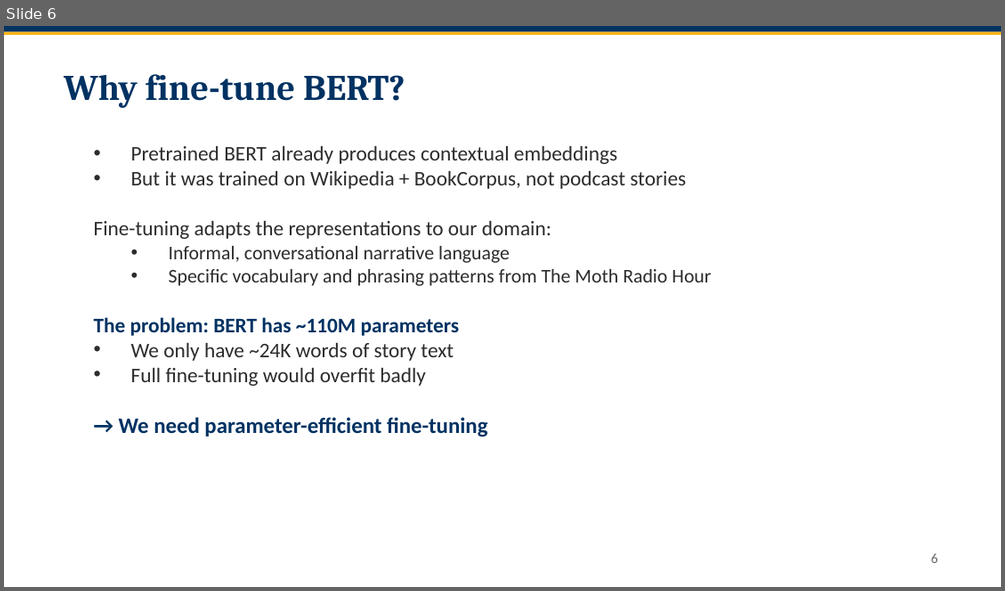
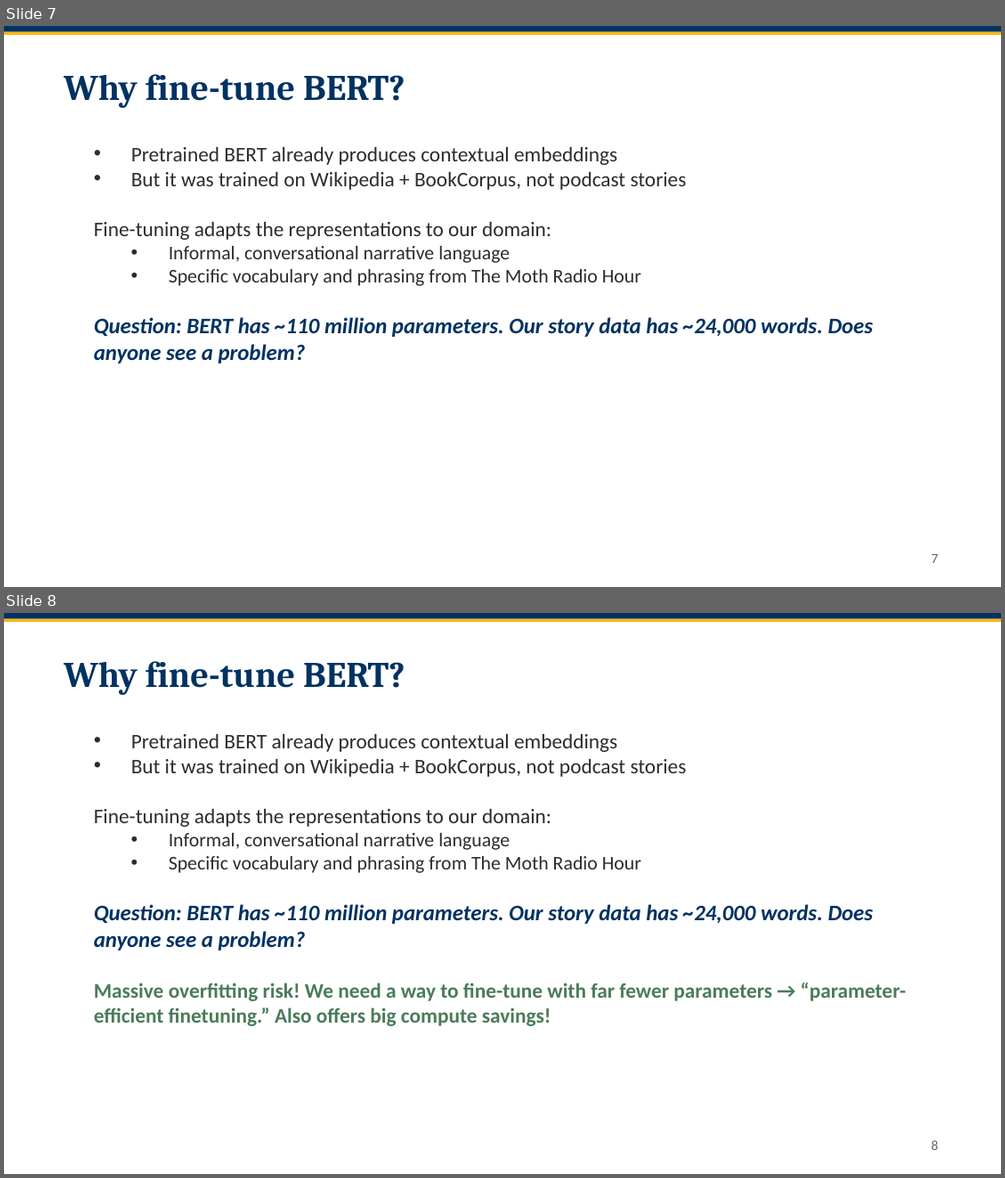
Before and after one commit to smrichardson/stat214, a slide deck: 26-214-discussion-week-13.pptx. Shown one above the other, each under a label of ours: slide 6 before the commit, slides 7 and 8 after it. The pictures are 1005x591 and 1005x1178 pixels, drawn with LibreOffice and Linux fonts; fonts in the diff are those of the drawing. Boxes give left, top, right and bottom in pixels: in the first picture for what was removed or moved away, otherwise in the second. Text is boxed around its words. In the diff, an @@ line names an element or a change of style, - is before the commit and + after.

```diff
--- a/26-214-discussion-week-13.pptx
+++ b/26-214-discussion-week-13.pptx
@@ slide 8 added at box(4, 613, 1001, 1174), background #FFFFFF @@
@@ rectangle added at box(4, 613, 1001, 619), fill #003262 @@
@@ rectangle added at box(4, 619, 1001, 622), fill #FDB515 @@
@@ text added at box(64, 661, 405, 695), 26 pt, text #003262, bold @@
+Why fine-tune BERT?
@@ text added at box(94, 734, 906, 1026), 15 pt, text #2C2C2C @@
+• Pretrained BERT already produces contextual embeddings
+• But it was trained on Wikipedia + BookCorpus, not podcast stories
+Fine-tuning adapts the representations to our domain:
+  • Informal, conversational narrative language
+  • Specific vocabulary and phrasing from The Moth Radio Hour
+Question: BERT has ~110 million parameters. Our story data has ~24,000 words. Does anyone see a problem?
+Massive overfitting risk! We need a way to fine-tune with far fewer parameters → “parameter-efficient finetuning.” Also offers big compute savings!
@@ page number added at box(931, 1140, 938, 1150), 10 pt, text #666666 @@
+8
@@ what was slide 6 is now slide 7 @@
@@ slide 7 changed as well @@
@@ text at box(94, 269, 874, 363): text changed; size 15 to 16 pt; text colour #2C2C2C to #003262; bold on; italic on @@
-  • Specific vocabulary and phrasing patterns from The Moth Radio Hour
-The problem: BERT has ~110M parameters
-• We only have ~24K words of story text
-• Full fine-tuning would overfit badly
-→ We need parameter-efficient fine-tuning
+  • Specific vocabulary and phrasing from The Moth Radio Hour
+Question: BERT has ~110 million parameters. Our story data has ~24,000 words. Does anyone see a problem?
@@ page number at box(931, 554, 938, 563): text changed @@
-6
+7
```
Also in this commit, not shown: 8 other slides changed, 7 other slides added, 3 other files.
